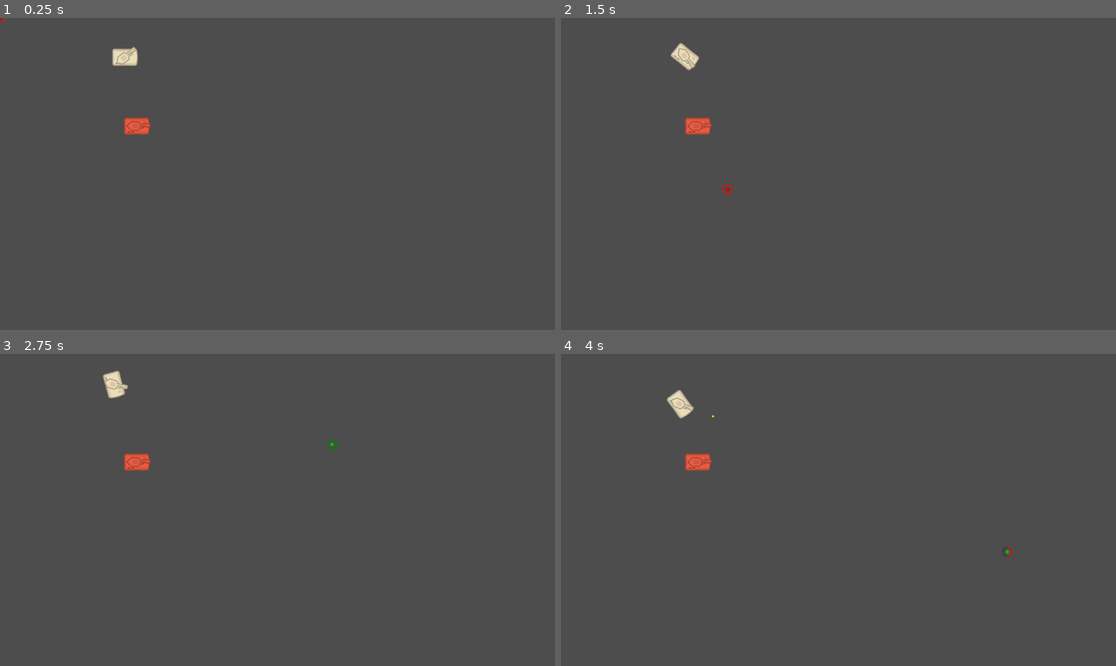
Above: before the commit, frames 1-4 (two rows, left to right).
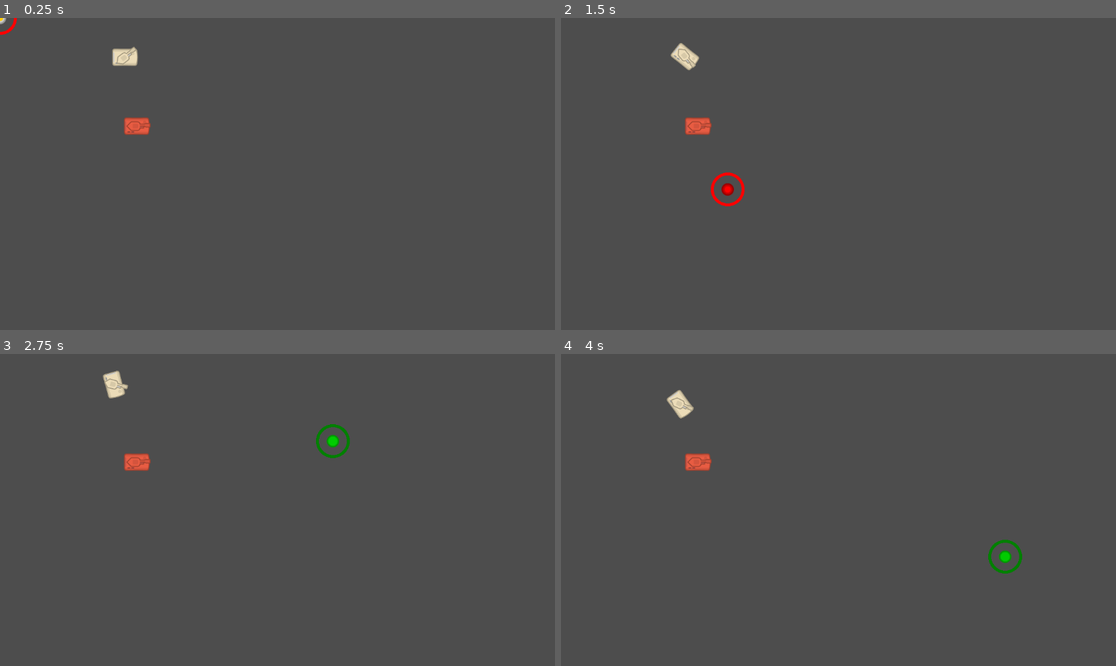
Above: after the commit, the same moments.

Repository: DStow/GodotTankGame
Game: Godot game, scene res://scenes/main.tscn
The game is run twice, just before and just after one commit, with the same random seed, the same clock (stepped at 60 frames per second) and the same inputs.
Inputs (mouse positions are in pixels of both pictures, inside the frame that each line leads up to):
- Up to frame 1 (0.25 s): no input
- Up to frame 2 (1.5 s): tap Enter at 0.5 s; move the mouse to (960, 158) at 0.52 s; hold D (turn_right) 0.53-1.28 s; click (960, 158) at 0.67 s; move the mouse to (727, 189) at 1.27 s; hold S (drive_reverse) from 1.28 s (still down); click (727, 189) at 1.42 s
- Up to frame 3 (2.75 s): move the mouse to (333, 441) at 2.02 s; release S (drive_reverse) at 2.03 s; hold D (turn_right) from 2.03 s (still down); click (333, 441) at 2.17 s
- Up to frame 4 (4 s): move the mouse to (810, 572) at 2.77 s; release D (turn_right) at 2.78 s; hold W (drive_forward) 2.78-3.53 s; click (810, 572) at 2.92 s; move the mouse to (1005, 556) at 3.52 s; hold A (turn_left) from 3.53 s (still down); click (1005, 556) at 3.67 s

The runs differ from the first frame. In frame 1, less than 0.1% of the frame differs, in the area x 0-4%, y 0-6%; in frame 2, 0.3%, in the area x 21-34%, y 9-61%; in frame 3, 0.2%; in frame 4, 0.3%.

Commit message:
Extract the mouse reticle to top level

Diff:
--- a/scenes/main.tscn
+++ b/scenes/main.tscn
@@ -3,6 +3,7 @@
 [ext_resource type="Script" uid="uid://dyj2ukuxx1pwi" path="res://scripts/main.gd" id="1_0xm2m"]
 [ext_resource type="PackedScene" uid="uid://ct1i8csypenl7" path="res://scenes/tank.tscn" id="1_ig7tw"]
 [ext_resource type="PackedScene" uid="uid://b6a0bfrxfip4f" path="res://scenes/enemy_tank.tscn" id="3_sugp2"]
+[ext_resource type="PackedScene" uid="uid://cvmlf7jp72ixd" path="res://scenes/targetting_reticle.tscn" id="4_jyhfs"]
 
 [node name="Main" type="Node" unique_id=1457123647]
 script = ExtResource("1_0xm2m")
@@ -10,8 +11,11 @@
 [node name="Characters" type="Node2D" parent="." unique_id=1550775817]
 scale = Vector2(0.5, 0.5)
 
-[node name="Tank" parent="Characters" unique_id=109914610 instance=ExtResource("1_ig7tw")]
+[node name="Tank" parent="Characters" unique_id=109914610 node_paths=PackedStringArray("targetting_reticle") instance=ExtResource("1_ig7tw")]
 position = Vector2(518, 163)
+targetting_reticle = NodePath("../../TargettingReticle")
 
 [node name="EnemyTank" parent="Characters" unique_id=386355528 instance=ExtResource("3_sugp2")]
 position = Vector2(567, 449)
+
+[node name="TargettingReticle" parent="." unique_id=446826365 instance=ExtResource("4_jyhfs")]
--- a/scenes/mouse_reticle.tscn
+++ /dev/null
@@ -1,11 +0,0 @@
-[gd_scene format=3 uid="uid://cvmlf7jp72ixd"]
-
-[ext_resource type="Script" uid="uid://c8101yrchc1kl" path="res://scripts/mouse_reticle.gd" id="1_8havj"]
-[ext_resource type="Texture2D" uid="uid://em8lx2y17w78" path="res://assets/towerDefense_tile273.png" id="1_wp7bx"]
-
-[node name="MouseReticle" type="Node2D"]
-script = ExtResource("1_8havj")
-
-[node name="CursorSprite" type="Sprite2D" parent="."]
-scale = Vector2(0.8, 0.8)
-texture = ExtResource("1_wp7bx")
--- a/scenes/tank.tscn
+++ b/scenes/tank.tscn
@@ -3,7 +3,6 @@
 [ext_resource type="Texture2D" uid="uid://befhh1dsdev5u" path="res://assets/towerDefense_tile269.png" id="1_1ealj"]
 [ext_resource type="Script" uid="uid://c1umiout1fwac" path="res://scripts/tank.gd" id="1_a62es"]
 [ext_resource type="Texture2D" uid="uid://clk82h7x5biwf" path="res://assets/towerDefense_tile292.png" id="2_a62es"]
-[ext_resource type="PackedScene" uid="uid://cvmlf7jp72ixd" path="res://scenes/mouse_reticle.tscn" id="5_i433e"]
 [ext_resource type="Texture2D" uid="uid://b1nau22aapg66" path="res://assets/aimingLine.png" id="5_lk6ub"]
 [ext_resource type="Script" uid="uid://po85y1opaqrj" path="res://scripts/reload_component.gd" id="6_i433e"]
 
@@ -50,10 +49,6 @@
 text = "1.1s"
 label_settings = SubResource("LabelSettings_lk6ub")
 
-[node name="MouseReticle" parent="." unique_id=2028429335 node_paths=PackedStringArray("reload_component") instance=ExtResource("5_i433e")]
-scale = Vector2(0.6, 0.6)
-reload_component = NodePath("../ReloadComponent")
-
 [node name="ReloadComponent" type="Node" parent="." unique_id=228194387]
 script = ExtResource("6_i433e")
 reload_time = 0.6
--- /dev/null
+++ b/scenes/targetting_reticle.tscn
@@ -0,0 +1,11 @@
+[gd_scene format=3 uid="uid://cvmlf7jp72ixd"]
+
+[ext_resource type="Script" uid="uid://c8101yrchc1kl" path="res://scripts/targetting_reticle.gd" id="1_yfraq"]
+[ext_resource type="Texture2D" uid="uid://em8lx2y17w78" path="res://assets/towerDefense_tile273.png" id="2_umsv0"]
+
+[node name="TargettingReticle" type="Node2D" unique_id=446826365]
+script = ExtResource("1_yfraq")
+
+[node name="CursorSprite" type="Sprite2D" parent="." unique_id=2124782071]
+scale = Vector2(0.8, 0.8)
+texture = ExtResource("2_umsv0")
--- a/scripts/tank.gd
+++ b/scripts/tank.gd
@@ -2,14 +2,14 @@
 
 @export var turn_speed: float = 0.9
 @export var turret_rotation_speed: float = 2.6
-var forward_velocity = 0
-var acceleration = 100
-var max_velocity = 150
+@export var targetting_reticle: TargettingReticle
+
+var forward_velocity: float = 0
+var acceleration: int = 100
+var max_velocity: int = 150
 
 var mouse_global_pos: Vector2 = Vector2.ZERO
 
-# var turret_desired_position: Vector2 = Vector2.ZERO
-@onready var mouse_pos: MouseReticle = $MouseReticle
 @onready var projectile_spawn_position: Marker2D = $Turret/ProjectileSpawnPosition
 @onready var turret: Sprite2D = $Turret
 @onready var laser_spawn_position: Marker2D = $Turret/LaserSpawnPosition
@@ -18,14 +18,11 @@
 
 # Called when the node enters the scene tree for the first time.
 func _ready() -> void:
-
+	targetting_reticle.set_active_reload_component(reload_component)
 	pass # Replace with function body.
-
 
 # Called every frame. 'delta' is the elapsed time since the previous frame.
 func _process(delta: float) -> void:
-	mouse_pos.position = to_local(mouse_global_pos)
-
 	if Input.is_action_pressed("turn_left"):
 		rotate(-1 * turn_speed * delta)
 	elif Input.is_action_pressed("turn_right"):
@@ -45,17 +42,17 @@
 
 	forward_velocity = clampf(forward_velocity, -max_velocity, max_velocity)
 
-	var motion_vector = Vector2(forward_velocity, 0).rotated(rotation)
+	var motion_vector: Vector2 = Vector2(forward_velocity, 0).rotated(rotation)
 
 	velocity = motion_vector
-	var collided = move_and_slide()
+	var collided: bool = move_and_slide()
 	if collided and forward_velocity > 20:
 		forward_velocity = 20
 
 	if(!is_turret_facing_desired()):
-		var required_rotation = get_turret_rotation_to_target(mouse_pos.position)
+		var required_rotation: float = get_turret_rotation_to_target(targetting_reticle.global_position)
 
-		var time_to_complete = snappedf(abs(required_rotation) / turret_rotation_speed, 0.1)
+		var time_to_complete: float = snappedf(abs(required_rotation) / turret_rotation_speed, 0.1)
 		time_to_target.text = str(time_to_complete) + "s"
 		required_rotation = clampf(required_rotation, turret_rotation_speed * -1 * delta, turret_rotation_speed * delta)
 
@@ -63,34 +60,25 @@
 
 	# Now check again after the rotation has been applied
 	if(!is_turret_facing_desired()):
-		mouse_pos.set_looking_at_target(false)
+		targetting_reticle.set_looking_at_target(false)
 		time_to_target.visible = false
-		time_to_target.global_position = mouse_pos.global_position
+		time_to_target.global_position = targetting_reticle.global_position
 	else:
-		mouse_pos.set_looking_at_target(true)
+		targetting_reticle.set_looking_at_target(true)
 		time_to_target.visible = false
 
 func get_turret_rotation_to_target(target: Vector2) -> float:
-	var direction = (target - turret.position).normalized()
-	var current_rotation = turret.rotation
-	var change = direction.angle() - current_rotation
+	var direction: Vector2 = (target - turret.global_position).normalized()
+	var current_rotation: float = turret.global_rotation
+	var change: float = direction.angle() - current_rotation
 	return wrapf(change, -PI, PI)
 
 func is_turret_facing_desired() -> bool:
-	var rotation_required = get_turret_rotation_to_target(mouse_pos.position)
+	var rotation_required: float = get_turret_rotation_to_target(targetting_reticle.global_position)
 	return abs(rotation_required) < 0.01
 
 func _input(event):
-	if event is InputEventMouseMotion:
-		mouse_global_pos = event.global_position
-		# Apply the camera offset here
-
-
 	if event is InputEventMouseButton and event.pressed:
 		if event.button_index == MOUSE_BUTTON_LEFT and is_turret_facing_desired() and reload_component.can_fire() :
 			reload_component.fire()
 			ProjectileManager.spawn_projectile(projectile_spawn_position.global_position, turret.global_rotation)
-
-#func _draw() -> void:
-	#var dest = laser_spawn_position.position + Vector2(200, 0).rotated(turret.rotation)
-	#draw_line(laser_spawn_position.position, dest, Color.DARK_RED, -1, true)
--- a/scripts/mouse_reticle.gd
+++ b/scripts/targetting_reticle.gd
@@ -1,19 +1,22 @@
 extends Node2D
 
-class_name MouseReticle
+class_name TargettingReticle
 
-@export var reload_component: ReloadComponent
 @onready var cursor_sprite: Sprite2D = $CursorSprite
 
-var _looking_at_target
+var _looking_at_target: bool = false
+var _reload_component: ReloadComponent = null
+var _mouse_global_pos: Vector2 = Vector2.ZERO
 
 func _ready() -> void:
 	pass # Replace with function body.
 
 
 func _process(delta: float) -> void:
-	rotation = -get_parent().global_rotation
-	queue_redraw()
+	if global_position != _mouse_global_pos:
+		queue_redraw()
+
+	global_position = _mouse_global_pos
 
 func set_looking_at_target(value: bool) -> void:
 	if _looking_at_target == value:
@@ -22,7 +25,6 @@
 	cursor_sprite.modulate = Color.GREEN if value else Color.RED
 	queue_redraw()
 
-
 func _draw() -> void:
 	var radius: float = 32.0
 	var thickness: float = 6.0
@@ -30,11 +32,18 @@
 
 	draw_arc(Vector2.ZERO, radius, 0, TAU, segments, Color(0, 0, 0, 0.4), thickness)
 
-	if !reload_component.is_reloading():
+	if !_reload_component.is_reloading():
 		var color: Color = Color.WEB_GREEN
 		if !_looking_at_target: color = Color.RED
 		draw_arc(Vector2.ZERO, radius, 0, TAU, segments, color, thickness)
 	else:
 		var start_angle: float = -PI / 2
-		var end_angle: float = start_angle + (TAU * reload_component.reload_progress())
+		var end_angle: float = start_angle + (TAU * _reload_component.reload_progress())
 		draw_arc(Vector2.ZERO, radius, start_angle, end_angle, segments, Color.RED, thickness)
+
+func _input(event):
+	if event is InputEventMouseMotion:
+		_mouse_global_pos = event.global_position
+
+func set_active_reload_component(reload_component: ReloadComponent) -> void:
+	_reload_component = reload_component
Renamed: scripts/mouse_reticle.gd.uid -> scripts/targetting_reticle.gd.uid
